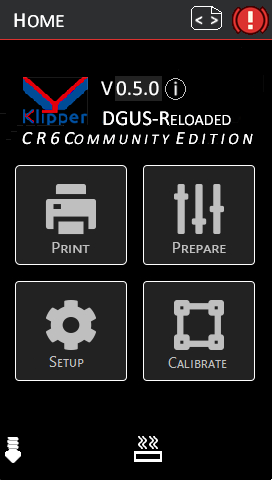
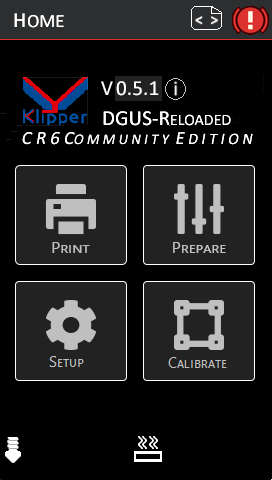
Layered file, before and after one edit (272x480). Changes by layer:
renamed "0.5.0" to "0.5.1", painted on it over [149, 81, 159, 96]
